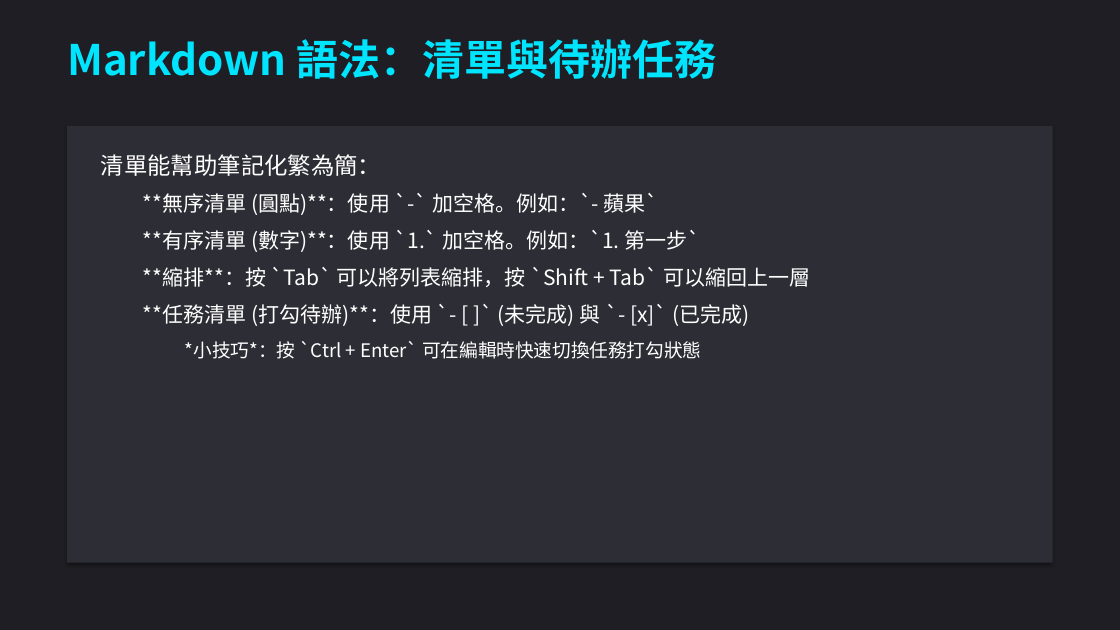
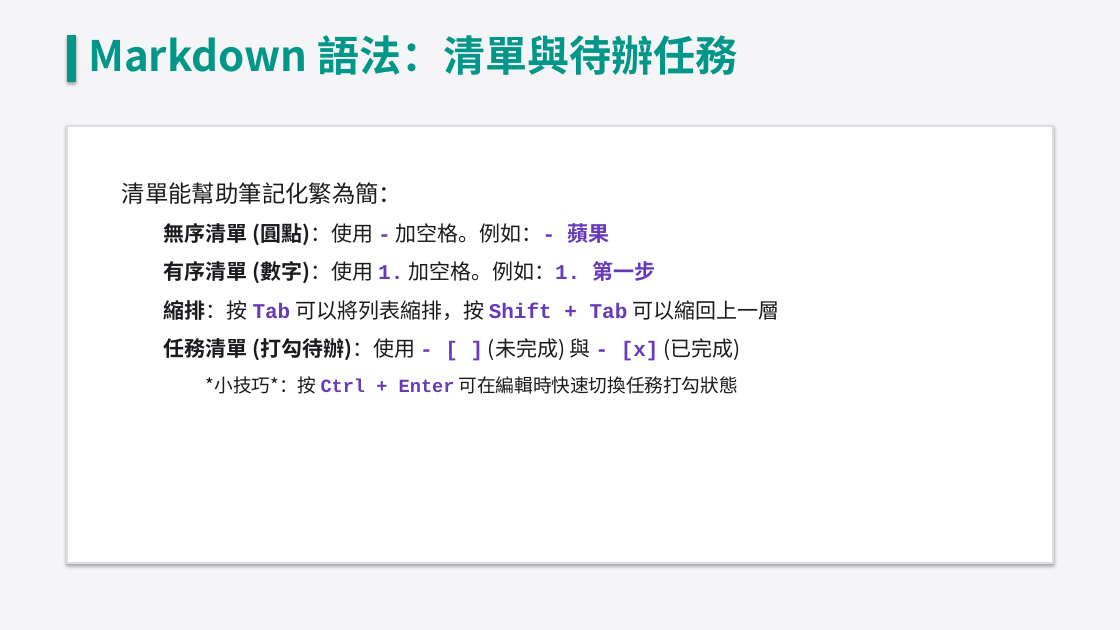
Before and after one commit to oscar7692000-beep/teaching-materials-course, a slide deck: slide 8 of Obsidian_教學簡報.pptx. Drawn at 1120x630 pixels with LibreOffice and Linux fonts; fonts in the diff are those of the drawing. Boxes give left, top, right and bottom in pixels: in the first picture for what was removed or moved away, otherwise in the second. Text is boxed around its words. In the diff, an @@ line names an element or a change of style, - is before the commit and + after.

```diff
--- a/Obsidian_教學簡報.pptx
+++ b/Obsidian_教學簡報.pptx
@@ background #1E1E24 to #F5F5F7 @@
@@ text "Markdown 語法：清單與待辦任務" moved from (x1=67, y1=39, x2=716, y2=79) to (x1=88, y1=35, x2=737, y2=75) @@
@@ text "Markdown 語法：清單與待辦任務" at (x1=88, y1=35, x2=737, y2=75): text colour #00E5FF to #009688 @@
@@ rectangle added at (x1=67, y1=35, x2=76, y2=82), fill #009688, outline #009688 0.75 pt @@
@@ rectangle at (x1=67, y1=126, x2=1053, y2=563): fill #2D2D35 to #FFFFFF; outline none to #DADEE5 1.5 pt @@
@@ text at (x1=122, y1=182, x2=402, y2=204): text colour #FFFFFF to #1B1B1F in "清單能幫助筆記化繁為簡："; line spacing 1 to 1.25; less space between paragraphs @@
@@ text at (x1=164, y1=223, x2=779, y2=394): text changed; text colour #FFFFFF to #1B1B1F @@
-  **無序清單 (圓點)**：使用 `-` 加空格。例如：`- 蘋果`
-  **有序清單 (數字)**：使用 `1.` 加空格。例如：`1. 第一步`
-  **縮排**：按 `Tab` 可以將列表縮排，按 `Shift + Tab` 可以縮回上一層
-  **任務清單 (打勾待辦)**：使用 `- [ ]` (未完成) 與 `- [x]` (已完成)
-    *小技巧*：按 `Ctrl + Enter` 可在編輯時快速切換任務打勾狀態
+  無序清單 (圓點)：使用 - 加空格。例如：- 蘋果
+  有序清單 (數字)：使用 1. 加空格。例如：1. 第一步
+  縮排：按 Tab 可以將列表縮排，按 Shift + Tab 可以縮回上一層
+  任務清單 (打勾待辦)：使用 - [ ] (未完成) 與 - [x] (已完成)
+    *小技巧*：按 Ctrl + Enter 可在編輯時快速切換任務打勾狀態
```
Also in this commit, not shown: 24 other slides changed, 31 other files.
